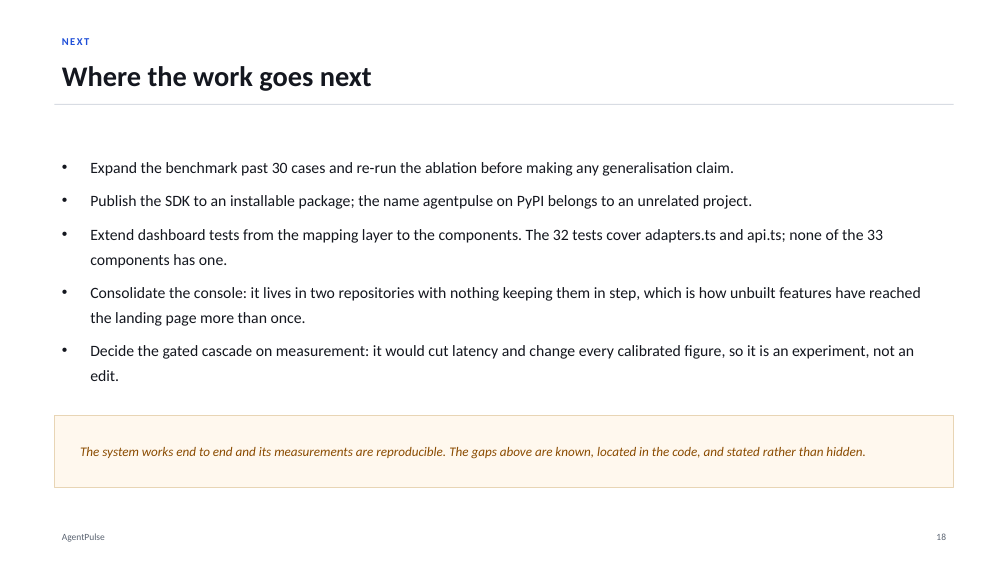
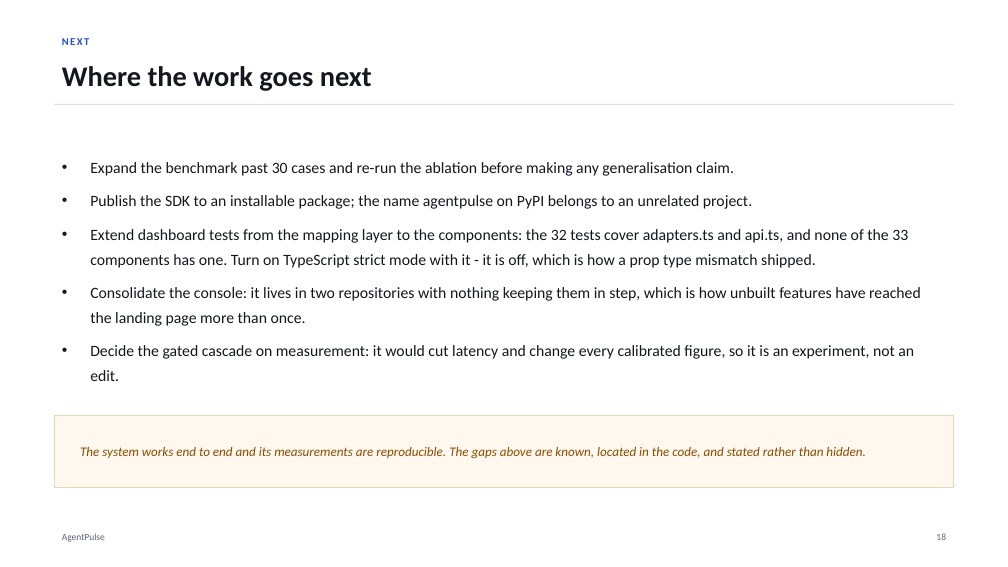
Before and after one commit to Soum-Code/agentpulse, a slide deck: slide 19 of presentation/AgentPulse_Project_Deck.pptx. Drawn at 1008x567 pixels with LibreOffice and Linux fonts; fonts in the diff are those of the drawing. Boxes give left, top, right and bottom in pixels: in the first picture for what was removed or moved away, otherwise in the second. Text is boxed around its words. In the diff, an @@ line names an element or a change of style, - is before the commit and + after.

Commit message:
Deck: say that the agent text is a fixture, and qualify the clean typecheck
Two things handoff section 22 recorded that the deck was quietly overstating.

The worked-example slide closed on "the only integration was instrument_llm()
around an OpenAI client. This trace is real, not an illustration." The span, the
score and both alerts are real -- that part stands. The completion is not: no
model generates agent text anywhere in this project. /v1/simulate writes string
literals, demo/research_assistant.py has no openai or anthropic import, and the
instrumentation tests run against stub clients. A reviewer asks this, and being
caught on it is worse than saying it first.

The callout now separates the two, and the title goes from "One real call, end
to end" to "One span, all the way through", because the span really did go all
the way through and "real call" reads as a claim about the model.

A matching row on the limits slide, so it is stated where limits are stated
rather than only in passing.

"Dashboard typecheck: clean" -> "clean, strict off". dashboard/tsconfig.json
sets no strict flag, so strictNullChecks, noImplicitAny and strictFunctionTypes
are all off. That last one is why a (trace: Trace) => void prop accepted a
(scenario: string, query?: string) handler and shipped a button that could only
ever 422. Citing a clean typecheck as evidence without that qualifier claims
more than the check performs. Turning strict on joins the next-steps slide.

Limits table measured rather than eyeballed: 8 rows, 3.68in, bottom at 5.43
against a footer at 6.98. All 20 slides inside the canvas.

```diff
--- a/presentation/AgentPulse_Project_Deck.pptx
+++ b/presentation/AgentPulse_Project_Deck.pptx
@@ text at bbox=[90, 229, 908, 268]: text changed @@
-• Extend dashboard tests from the mapping layer to the components. The 32 tests cover adapters.ts and api.ts; none of the 33 components has one.
+• Extend dashboard tests from the mapping layer to the components: the 32 tests cover adapters.ts and api.ts, and none of the 33 components has one. Turn on TypeScript strict mode with it - it is off, which is how a prop type mismatch shipped.
```
Also in this commit, not shown: 3 other slides changed, 1 other file.
